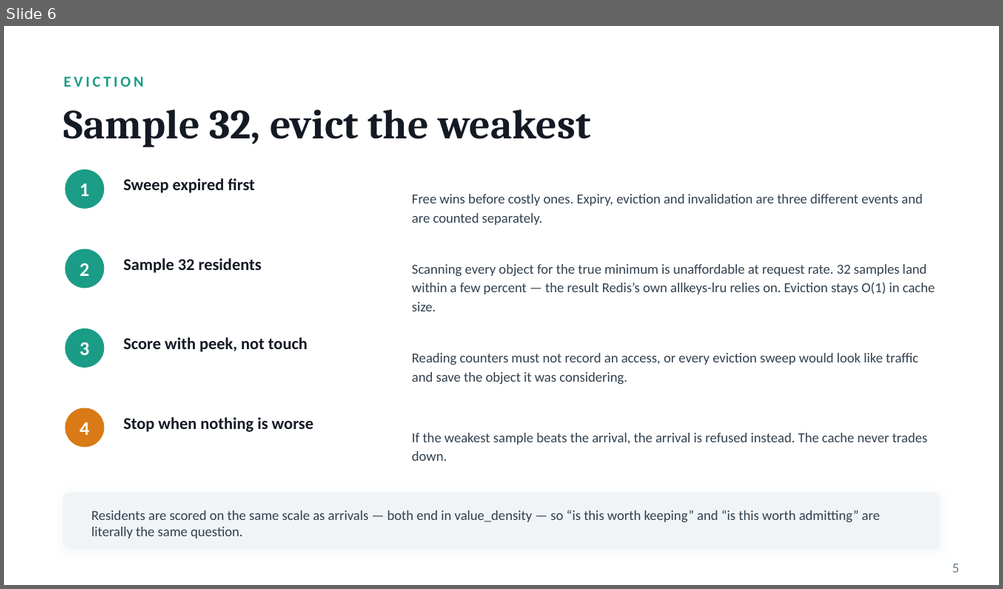
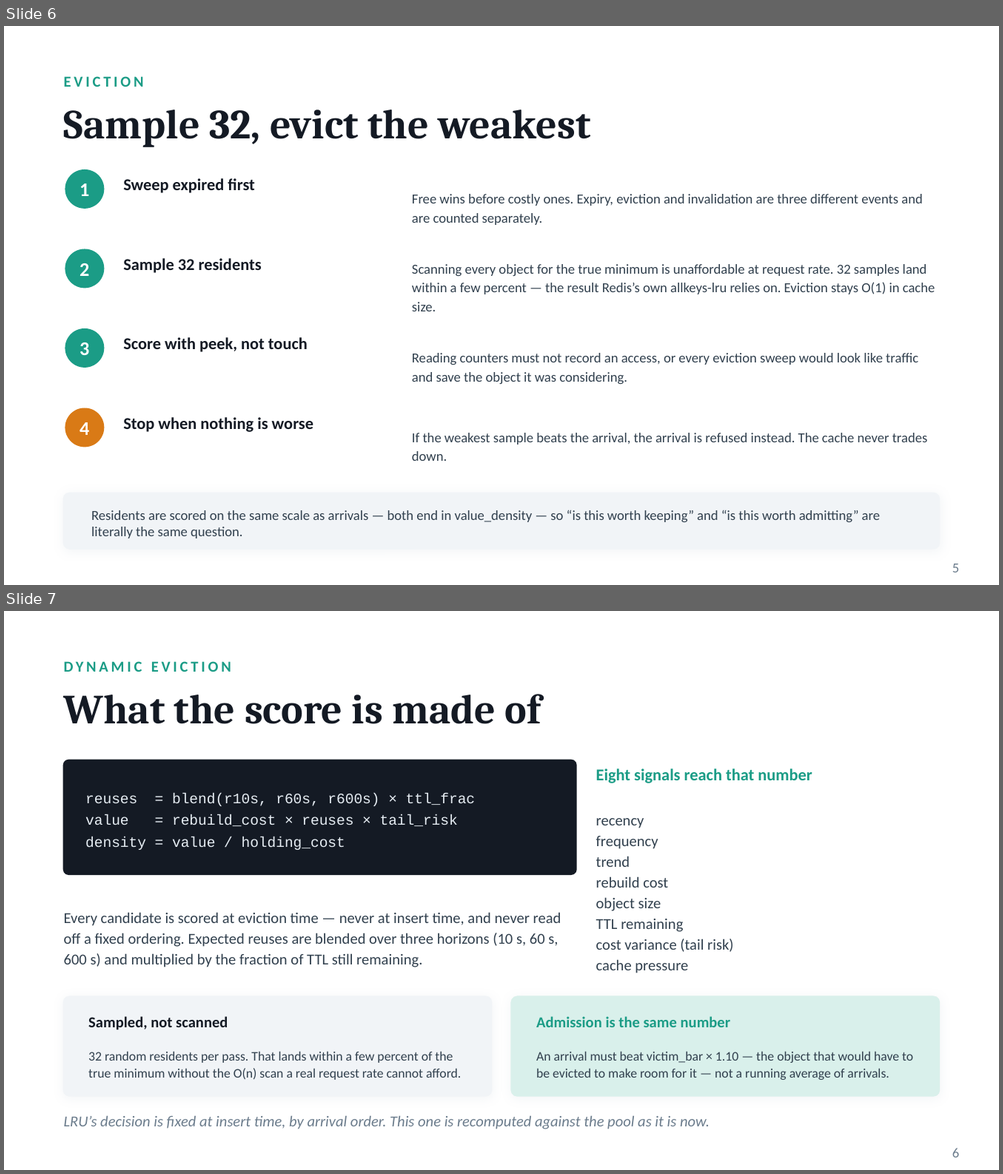
Before and after one commit to officialayush23/VH26-KalaDhua, a slide deck: docs/AURA.pptx. Shown one above the other, each under a label of ours: slide 6 before the commit, slides 6 and 7 after it. The pictures are 1003x589 and 1003x1174 pixels, drawn with LibreOffice and Linux fonts; fonts in the diff are those of the drawing. Boxes give left, top, right and bottom in pixels: in the first picture for what was removed or moved away, otherwise in the second. Text is boxed around its words. In the diff, an @@ line names an element or a change of style, - is before the commit and + after.

```diff
--- a/docs/AURA.pptx
+++ b/docs/AURA.pptx
@@ slide 7 added at bbox=[4, 611, 999, 1170], background #FFFFFF @@
@@ text added at bbox=[64, 661, 231, 672], 11 pt, text #1B9C86, bold @@
+DYNAMIC EVICTION
@@ text added at bbox=[64, 694, 540, 724], 30 pt, text #141A24, bold @@
+What the score is made of
@@ rounded rectangle added at bbox=[64, 760, 576, 874], fill #141A24, outline #141A24 1 pt @@
@@ text added at bbox=[596, 769, 811, 783], 12 pt, text #1B9C86, bold @@
+Eight signals reach that number
@@ text added at bbox=[85, 793, 475, 850], 10.5 pt, text #E6EDF3 @@
+reuses = blend(r10s, r60s, r600s) × ttl_frac
+value = rebuild_cost × reuses × tail_risk
+density = value / holding_cost
@@ text added at bbox=[596, 818, 733, 974], 11 pt, text #31404E @@
+recency
+frequency
+trend
+rebuild cost
+object size
+TTL remaining
+cost variance (tail risk)
+cache pressure
@@ text added at bbox=[64, 912, 561, 968], 11 pt, text #31404E @@
+Every candidate is scored at eviction time — never at insert time, and never read off a fixed ordering. Expected reuses are blended over three horizons (10 s, 60 s, 600 s) and multiplied by the fraction of TTL still remaining.
@@ rounded rectangle added at bbox=[64, 997, 492, 1096], fill #F1F4F7, outline #F1F4F7 1 pt @@
@@ rounded rectangle added at bbox=[511, 997, 939, 1096], fill #D9F0EB, outline #D9F0EB 1 pt @@
@@ text added at bbox=[88, 1017, 227, 1031], 11 pt, text #141A24, bold @@
+Sampled, not scanned
@@ text added at bbox=[536, 1017, 730, 1028], 11 pt, text #1B9C86, bold @@
+Admission is the same number
@@ text added at bbox=[88, 1051, 461, 1080], 9.5 pt, text #31404E @@
+32 random residents per pass. That lands within a few percent of the true minimum without the O(n) scan a real request rate cannot afford.
@@ text added at bbox=[536, 1051, 913, 1080], 9.5 pt, text #31404E @@
+An arrival must beat victim_bar × 1.10 — the object that would have to be evicted to make room for it — not a running average of arrivals.
@@ text added at bbox=[64, 1116, 709, 1130], 11 pt, text #6B7C8C, italic @@
+LRU’s decision is fixed at insert time, by arrival order. This one is recomputed against the pool as it is now.
@@ text added at bbox=[952, 1148, 959, 1158], 10 pt, text #6B7C8C @@
+6
```
Also in this commit, not shown: 10 slides changed, 5 other slides added, 11 other files.
